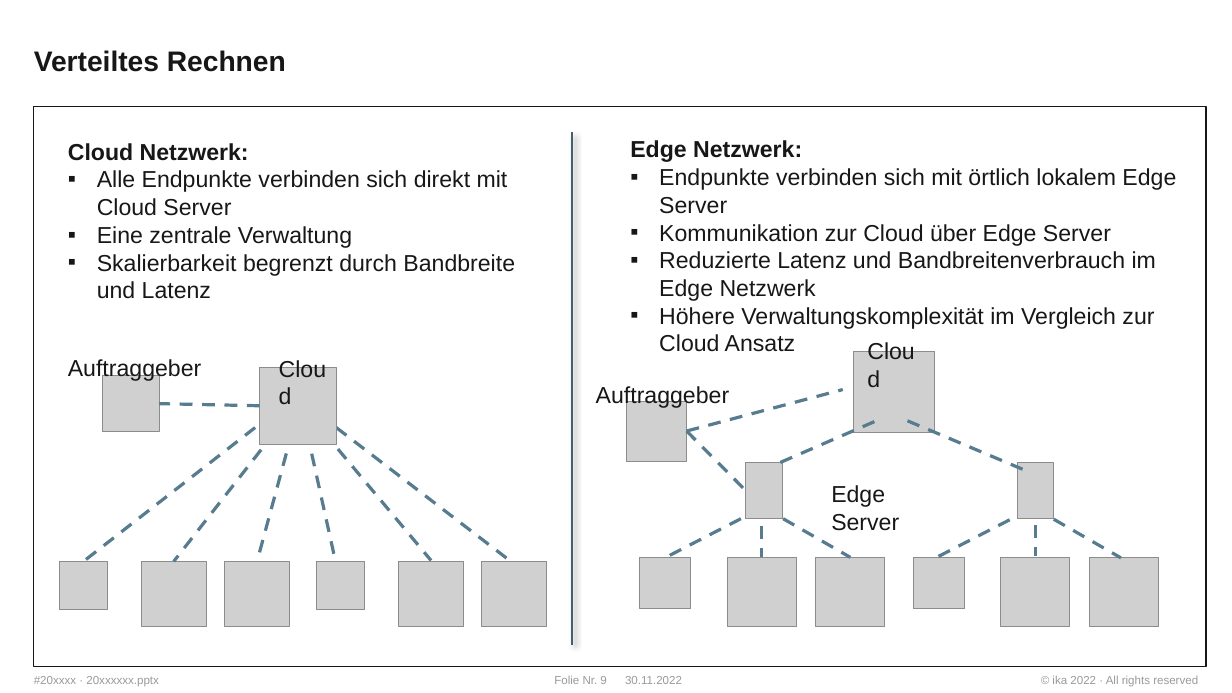
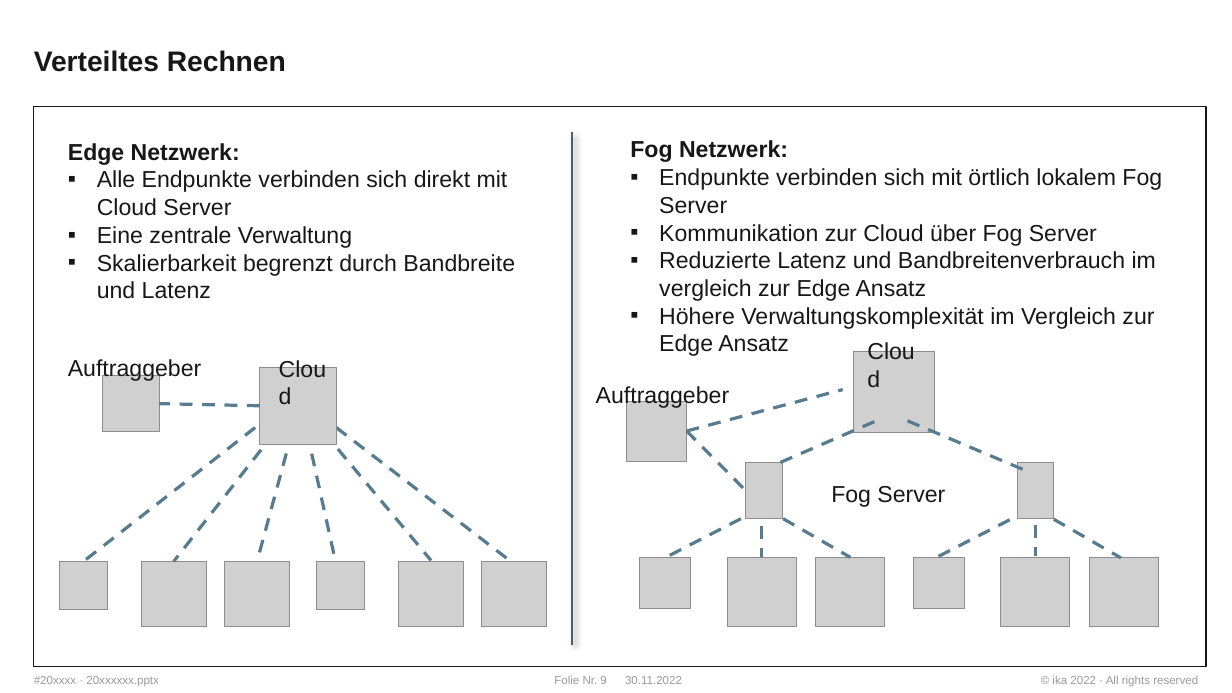
Before and after one commit to WhR4Ven/Diss_Dokument, a slide deck: slide 9 of Vortrag/Themenstellung.pptx. Drawn at 1232x693 pixels with LibreOffice and Linux fonts; fonts in the diff are those of the drawing; grey boxes stand for pictures; background and template pictures are left out. Boxes give left, top, right and bottom in pixels: in the first picture for what was removed or moved away, otherwise in the second. Text is boxed around its words. In the diff, an @@ line names an element or a change of style, - is before the commit and + after.

```diff
--- a/Vortrag/Themenstellung.pptx
+++ b/Vortrag/Themenstellung.pptx
@@ text at box(68, 143, 240, 165): text changed @@
-Cloud Netzwerk:
+Edge Netzwerk:
@@ text at box(630, 140, 1162, 356): text changed @@
-Edge Netzwerk:
-▪ Endpunkte verbinden sich mit örtlich lokalem Edge Server
-▪ Kommunikation zur Cloud über Edge Server
-▪ Reduzierte Latenz und Bandbreitenverbrauch im Edge Netzwerk
-▪ Höhere Verwaltungskomplexität im Vergleich zur Cloud Ansatz
+Fog Netzwerk:
+▪ Endpunkte verbinden sich mit örtlich lokalem Fog Server
+▪ Kommunikation zur Cloud über Fog Server
+▪ Reduzierte Latenz und Bandbreitenverbrauch im vergleich zur Edge Ansatz
+▪ Höhere Verwaltungskomplexität im Vergleich zur Edge Ansatz
@@ text at box(831, 486, 945, 507): text changed @@
-Edge Server
+Fog Server
```
Also in this commit, not shown: 7 other slides changed.
